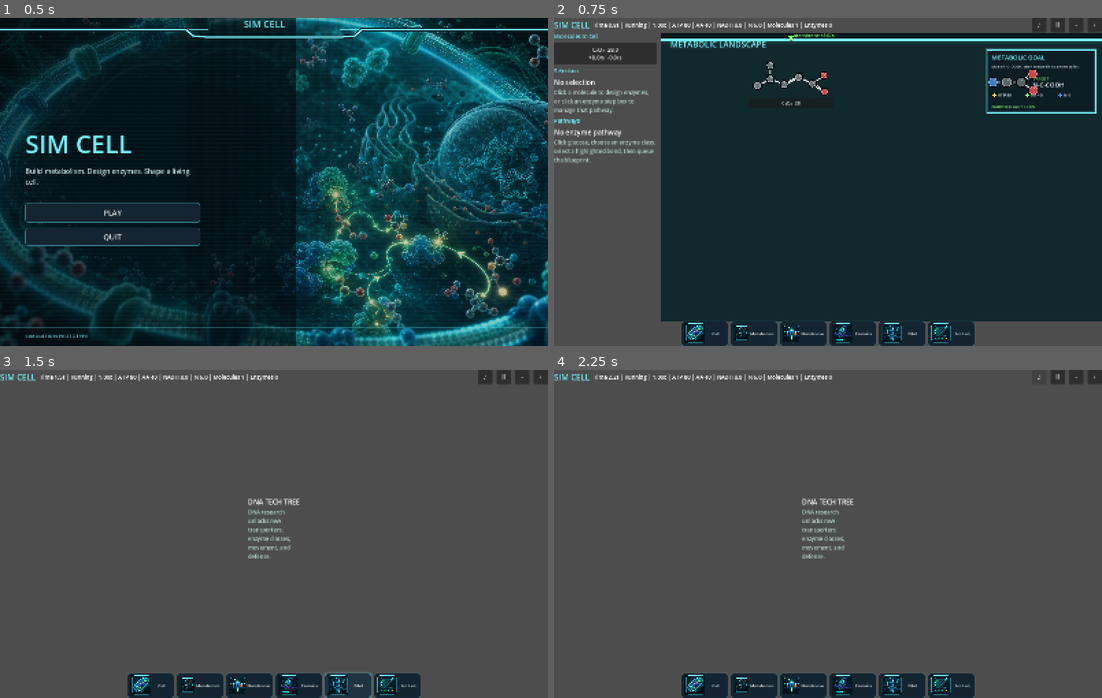
Above: before the commit, frames 1-4 (two rows, left to right).
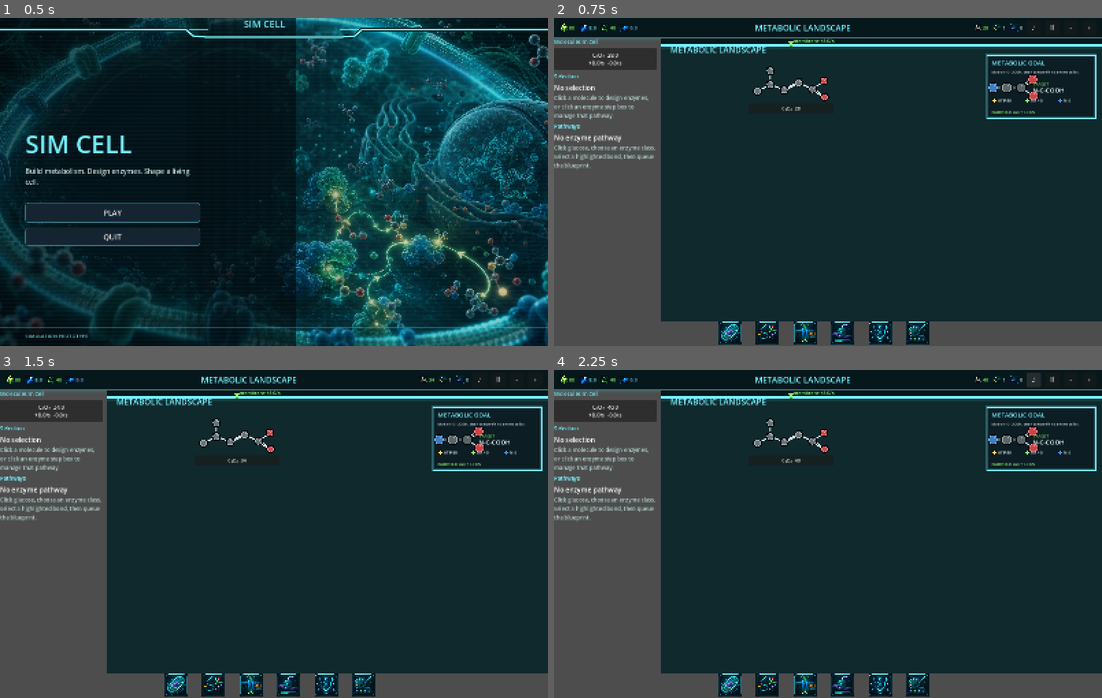
Above: after the commit, the same moments.

Repository: EliasEnglund/SimCell
Game: Godot game, scene res://scenes/main.tscn
Same seed, same stepped clock (60 frames per second), same inputs: the game is played once before the commit and once after it.
Inputs (mouse positions are in pixels of both pictures, inside the frame that each line leads up to):
- Up to frame 1 (0.5 s): no input
- Up to frame 2 (0.75 s): click "PLAY" at 0.5 s
- Up to frame 3 (1.5 s): click (350, 684) at 1.25 s, where only the run before the commit has a clickable "DNA"
- Up to frame 4 (2.25 s): click "♪" at 2 s

Frame 1 is identical in both runs. In frame 2, 16% of the frame differs, in the area x 0-100%, y 0-100%; in frame 3, 81%; in frame 4, 81%.

Commit message:
Refine UI chrome and simple art icons

Diff:
--- a/scripts/ui/main.gd
+++ b/scripts/ui/main.gd
@@ -19,6 +19,9 @@
 var content: Control
 var bottom_nav: HBoxContainer
 var status_label: Label
+var view_title_label: Label
+var resource_summary_box: HBoxContainer
+var molecule_summary_box: HBoxContainer
 var molecule_list: VBoxContainer
 var detail_panel: VBoxContainer
 var pathway_box: VBoxContainer
@@ -141,17 +144,31 @@
 	root.set_anchors_preset(Control.PRESET_FULL_RECT)
 	root.add_theme_constant_override("separation", 0)
 	add_child(root)
+	var header_panel := PanelContainer.new()
+	header_panel.custom_minimum_size = Vector2(0, 58)
+	header_panel.add_theme_stylebox_override("panel", _top_bar_style())
+	root.add_child(header_panel)
 	var header := HBoxContainer.new()
-	header.custom_minimum_size = Vector2(0, 42)
 	header.add_theme_constant_override("separation", 12)
-	root.add_child(header)
-	var title := Label.new()
-	title.text = "SIM CELL"
-	title.add_theme_font_size_override("font_size", 24)
-	title.modulate = Color("76f4ff")
-	header.add_child(title)
+	header.alignment = BoxContainer.ALIGNMENT_CENTER
+	header_panel.add_child(header)
+	resource_summary_box = HBoxContainer.new()
+	resource_summary_box.custom_minimum_size = Vector2(430, 0)
+	resource_summary_box.add_theme_constant_override("separation", 14)
+	header.add_child(resource_summary_box)
+	view_title_label = Label.new()
+	view_title_label.size_flags_horizontal = Control.SIZE_EXPAND_FILL
+	view_title_label.horizontal_alignment = HORIZONTAL_ALIGNMENT_CENTER
+	view_title_label.add_theme_font_size_override("font_size", 24)
+	view_title_label.modulate = Color("76f4ff")
+	header.add_child(view_title_label)
+	molecule_summary_box = HBoxContainer.new()
+	molecule_summary_box.custom_minimum_size = Vector2(360, 0)
+	molecule_summary_box.alignment = BoxContainer.ALIGNMENT_END
+	molecule_summary_box.add_theme_constant_override("separation", 14)
+	header.add_child(molecule_summary_box)
 	status_label = Label.new()
-	status_label.size_flags_horizontal = Control.SIZE_EXPAND_FILL
+	status_label.visible = false
 	header.add_child(status_label)
 	music_button = Button.new()
 	music_button.text = "♪"
@@ -171,7 +188,7 @@
 	bottom_nav = HBoxContainer.new()
 	bottom_nav.custom_minimum_size = Vector2(0, 72)
 	bottom_nav.alignment = BoxContainer.ALIGNMENT_CENTER
-	bottom_nav.add_theme_constant_override("separation", 8)
+	bottom_nav.add_theme_constant_override("separation", 14)
 	root.add_child(bottom_nav)
 	for item in [
 		["Cell", "cell"],
@@ -182,14 +199,13 @@
 		["Art Lab", "art_lab"]
 	]:
 		var button := Button.new()
-		button.text = item[0]
+		button.text = ""
 		button.icon = _texture_from_png(str(VIEW_ICON_PATHS.get(item[1], "")))
 		button.expand_icon = true
-		button.custom_minimum_size = Vector2(136, 62)
-		button.add_theme_font_size_override("font_size", 12)
-		button.add_theme_stylebox_override("normal", _nav_style(false))
-		button.add_theme_stylebox_override("hover", _nav_style(true))
-		button.add_theme_stylebox_override("pressed", _nav_style(true))
+		button.custom_minimum_size = Vector2(96, 62)
+		button.add_theme_stylebox_override("normal", _transparent_nav_style())
+		button.add_theme_stylebox_override("hover", _transparent_nav_style(Color(0.45, 1.0, 1.0, 0.12)))
+		button.add_theme_stylebox_override("pressed", _transparent_nav_style(Color(0.55, 1.0, 0.78, 0.16)))
 		button.add_theme_stylebox_override("focus", StyleBoxEmpty.new())
 		button.pressed.connect(func(view_id = item[1]): _show_view(view_id))
 		bottom_nav.add_child(button)
@@ -373,17 +389,17 @@
 	margin.add_child(stack)
 	stack.add_child(_title("ART LAB", "Temporary prototype view for comparing generated UI assets and art styles."))
 	stack.add_child(_art_icon_section("Basic Resources", [
-		["Energy (ATP)", "res://assets/art_lab/icons/resources/atp.png"],
-		["Electrons (NADH)", "res://assets/art_lab/icons/resources/nadh.png"],
-		["Amino Acids", "res://assets/art_lab/icons/resources/amino_acids.png"],
-		["DNA", "res://assets/art_lab/icons/resources/dna.png"],
-		["RNA", "res://assets/art_lab/icons/resources/rna.png"]
+		["Energy (ATP)", "res://assets/art_lab/icons/resources/atp_simple.png"],
+		["Electrons (NADH)", "res://assets/art_lab/icons/resources/nadh_simple.png"],
+		["Amino Acids", "res://assets/art_lab/icons/resources/amino_acids_simple.png"],
+		["DNA", "res://assets/art_lab/icons/resources/dna_simple.png"],
+		["RNA", "res://assets/art_lab/icons/resources/rna_simple.png"]
 	]))
 	stack.add_child(_art_icon_section("Source Metabolites And Elements", [
-		["Glucose", "res://assets/art_lab/icons/elements/glucose.png"],
-		["Nitrogen", "res://assets/art_lab/icons/elements/nitrogen.png"],
-		["Sulfur", "res://assets/art_lab/icons/elements/sulfur.png"],
-		["Phosphorus", "res://assets/art_lab/icons/elements/phosphorus.png"]
+		["Glucose", "res://assets/art_lab/icons/elements/glucose_simple.png"],
+		["Nitrogen", "res://assets/art_lab/icons/elements/nitrogen_simple.png"],
+		["Sulfur", "res://assets/art_lab/icons/elements/sulfur_simple.png"],
+		["Phosphorus", "res://assets/art_lab/icons/elements/phosphorus_simple.png"]
 	]))
 	stack.add_child(_art_icon_section("View Navigation", [
 		["Cell", VIEW_ICON_PATHS["cell"]],
@@ -394,8 +410,10 @@
 		["Art Lab", VIEW_ICON_PATHS["art_lab"]]
 	], 132.0))
 	stack.add_child(_art_sheet_section("Generated Sheets", [
-		["Resources", "res://assets/art_lab/sheets/resource_icons_sheet.png"],
-		["Elements", "res://assets/art_lab/sheets/source_icons_sheet.png"],
+		["Simple Resources", "res://assets/art_lab/sheets/resource_icons_simple_sheet.png"],
+		["Simple Elements", "res://assets/art_lab/sheets/source_icons_simple_sheet.png"],
+		["Detailed Resources", "res://assets/art_lab/sheets/resource_icons_sheet.png"],
+		["Detailed Elements", "res://assets/art_lab/sheets/source_icons_sheet.png"],
 		["Views", "res://assets/art_lab/sheets/view_icons_sheet.png"]
 	]))
 
@@ -463,6 +481,23 @@
 		sim.present_molecule_ids().size(),
 		sim.active_enzymes.size()
 	]
+	if view_title_label != null:
+		view_title_label.text = _view_title(sim.active_view)
+	if resource_summary_box != null:
+		_set_top_stat_group(resource_summary_box, [
+			["res://assets/art_lab/icons/resources/atp_simple.png", "%.0f" % float(sim.resources.get("ATP", 0.0)), Color("8cff6a")],
+			["res://assets/art_lab/icons/resources/nadh_simple.png", "%.1f" % float(sim.resources.get("NADH", 0.0)), Color("76f4ff")],
+			["res://assets/art_lab/icons/resources/amino_acids_simple.png", "%.0f" % float(sim.resources.get("Amino Acids", 0.0)), Color("8cff6a")],
+			["res://assets/art_lab/icons/elements/nitrogen_simple.png", "%.1f" % float(sim.resources.get("N", 0.0)), Color("76a8ff")]
+		])
+	if molecule_summary_box != null:
+		var glucose_id := _glucose_molecule_id()
+		var glucose_amount := float(sim.molecule_amounts.get(glucose_id, 0.0)) if not glucose_id.is_empty() else 0.0
+		_set_top_stat_group(molecule_summary_box, [
+			["res://assets/art_lab/icons/elements/glucose_simple.png", "%.0f" % glucose_amount, Color("8cff6a")],
+			["res://assets/art_lab/icons/views/metabolism.png", "%d" % sim.present_molecule_ids().size(), Color("dbeff2")],
+			["res://assets/art_lab/icons/views/proteins.png", "%d" % sim.active_enzymes.size(), Color("dbeff2")]
+		])
 	if sim.active_view == "metabolism" and molecule_list != null:
 		_refresh_metabolism()
 	if sim.active_view == "membrane" and membrane_outside_list != null:
@@ -1071,6 +1106,73 @@
 			parts.append("%.0f %s" % [value, key])
 	return ", ".join(parts) if not parts.is_empty() else "free"
 
+func _view_title(view_id: String) -> String:
+	var titles := {
+		"cell": "CELL OVERVIEW",
+		"metabolism": "METABOLIC LANDSCAPE",
+		"membrane": "MEMBRANE TRANSPORT",
+		"proteins": "PROTEIN BUILDER",
+		"dna": "DNA TECH TREE",
+		"art_lab": "ART LAB",
+		"enzyme_designer": "ENZYME DESIGNER"
+	}
+	return titles.get(view_id, view_id.to_upper())
+
+func _glucose_molecule_id() -> String:
+	for id in sim.molecule_types.keys():
+		var molecule: Dictionary = sim.molecule_types[id]
+		if molecule.get("name", "") == "Glucose":
+			return id
+	return ""
+
+func _set_top_stat_group(container: HBoxContainer, items: Array) -> void:
+	_clear(container)
+	for item in items:
+		container.add_child(_top_stat_item(str(item[0]), str(item[1]), item[2] if item.size() > 2 else Color("dbeff2")))
+
+func _top_stat_item(icon_path: String, value: String, color: Color) -> Control:
+	var row := HBoxContainer.new()
+	row.add_theme_constant_override("separation", 4)
+	row.alignment = BoxContainer.ALIGNMENT_CENTER
+	var icon := TextureRect.new()
+	icon.texture = _texture_from_png(icon_path)
+	icon.custom_minimum_size = Vector2(24, 24)
+	icon.expand_mode = TextureRect.EXPAND_IGNORE_SIZE
+	icon.stretch_mode = TextureRect.STRETCH_KEEP_ASPECT_CENTERED
+	row.add_child(icon)
+	var label := Label.new()
+	label.text = value
+	label.add_theme_font_size_override("font_size", 14)
+	label.modulate = color
+	row.add_child(label)
+	return row
+
+func _top_bar_style() -> StyleBoxFlat:
+	var style := StyleBoxFlat.new()
+	style.bg_color = Color("07181c")
+	style.border_color = Color("4bc7d8")
+	style.set_border_width(SIDE_TOP, 2)
+	style.set_border_width(SIDE_BOTTOM, 2)
+	style.shadow_color = Color(0.2, 0.95, 1.0, 0.18)
+	style.shadow_size = 10
+	style.content_margin_left = 16
+	style.content_margin_top = 8
+	style.content_margin_right = 16
+	style.content_margin_bottom = 8
+	return style
+
+func _transparent_nav_style(fill: Color = Color.TRANSPARENT) -> StyleBoxFlat:
+	var style := StyleBoxFlat.new()
+	style.bg_color = fill
+	style.border_color = Color.TRANSPARENT
+	style.set_border_width_all(0)
+	style.set_corner_radius_all(4)
+	style.content_margin_left = 2
+	style.content_margin_top = 2
+	style.content_margin_right = 2
+	style.content_margin_bottom = 2
+	return style
+
 func _glow_panel_style(fill: Color, border: Color, width: float, radius: int) -> StyleBoxFlat:
 	var style := StyleBoxFlat.new()
 	style.bg_color = fill
Binary file added: assets/art_lab/icons/elements/glucose_simple.png
Binary file added: assets/art_lab/icons/elements/nitrogen_simple.png
Binary file added: assets/art_lab/icons/elements/phosphorus_simple.png
Binary file added: assets/art_lab/icons/elements/sulfur_simple.png
Binary file added: assets/art_lab/icons/resources/amino_acids_simple.png
Binary file added: assets/art_lab/icons/resources/atp_simple.png
Binary file added: assets/art_lab/icons/resources/dna_simple.png
Binary file added: assets/art_lab/icons/resources/nadh_simple.png
Binary file added: assets/art_lab/icons/resources/rna_simple.png
Binary file added: assets/art_lab/sheets/resource_icons_simple_sheet.png
Binary file added: assets/art_lab/sheets/source_icons_simple_sheet.png
